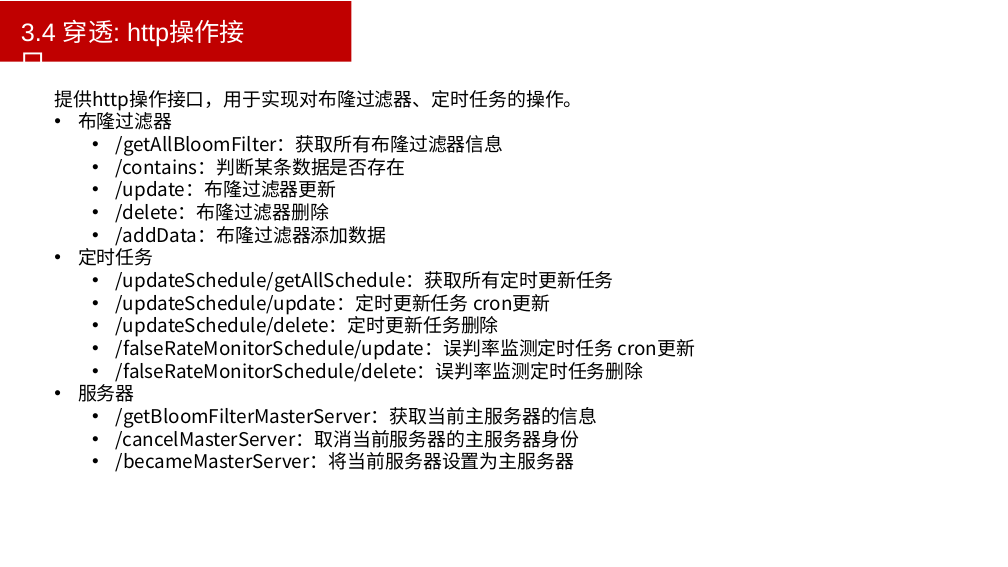
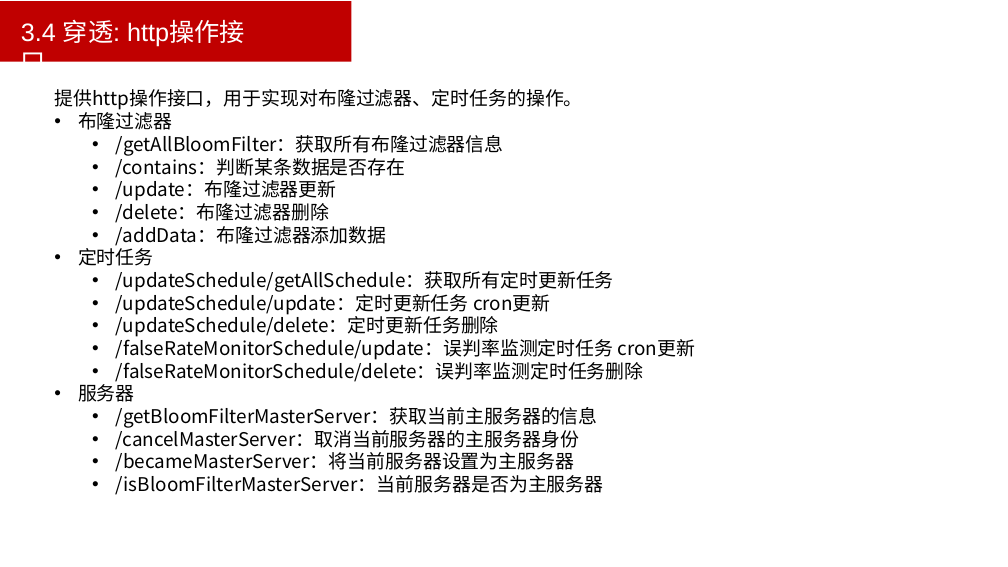
Before and after one commit to wfs674895019/PersonalProjecPresentation, a slide deck: slide 19 of 项目介绍.pptx. Drawn at 1008x567 pixels with LibreOffice and Linux fonts; fonts in the diff are those of the drawing. Boxes give left, top, right and bottom in pixels: in the first picture for what was removed or moved away, otherwise in the second. Text is boxed around its words. In the diff, an @@ line names an element or a change of style, - is before the commit and + after.

```diff
--- a/项目介绍.pptx
+++ b/项目介绍.pptx
@@ text at (116, 475, 604, 495): paragraph added @@
+  • /isBloomFilterMasterServer：当前服务器是否为主服务器
```
Also in this commit, not shown: 1 other slide changed, 28 other files.
